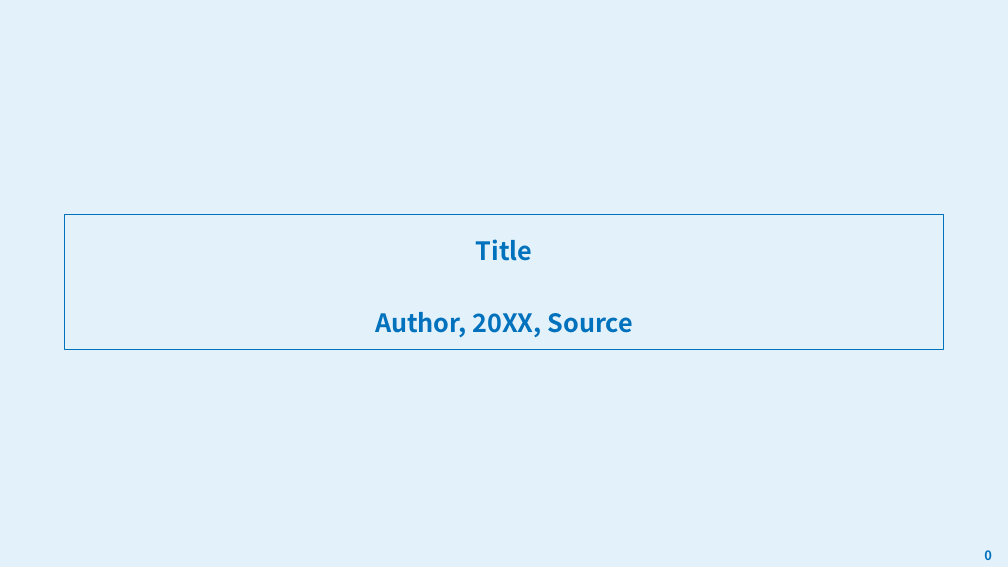
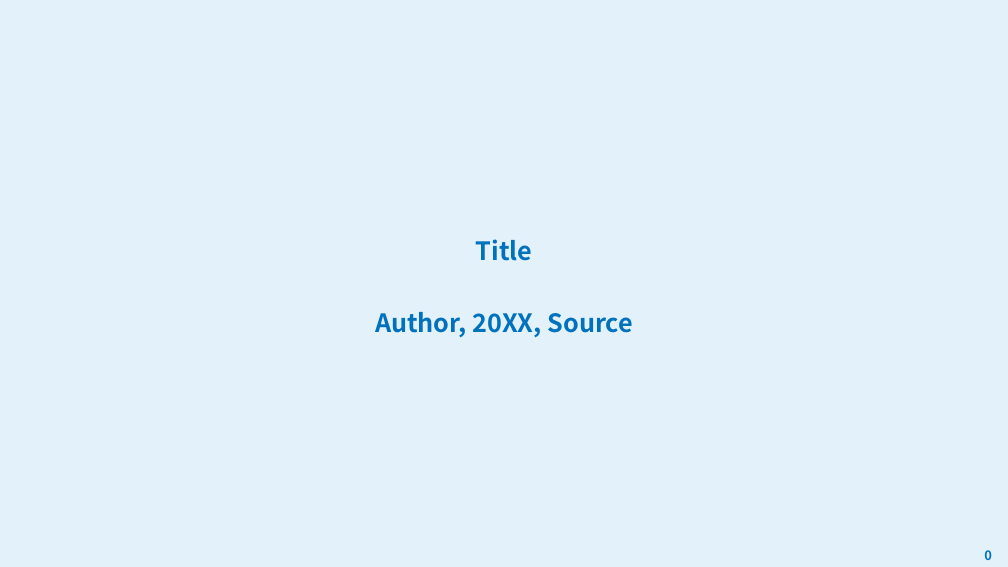
Before and after one commit to 0V/survey-paper-rendering, a slide deck: slide 1 of ppts/template/template.pptx. Drawn at 1008x567 pixels with LibreOffice and Linux fonts; fonts in the diff are those of the drawing. Boxes give left, top, right and bottom in pixels: in the first picture for what was removed or moved away, otherwise in the second. Text is boxed around its words. In the diff, an @@ line names an element or a change of style, - is before the commit and + after.

Commit message:
Update slide

```diff
--- a/ppts/template/template.pptx
+++ b/ppts/template/template.pptx
@@ title "Title Author, 20XX, Source": place and size @@
-title "Title Author, 20XX, Source" at [64,214,944,349]
+title "Title Author, 20XX, Source" at [375,239,633,338]
@@ title "Title Author, 20XX, Source" at [375,239,633,338]: outline #0071BC 0.5 pt to none @@
```
Also in this commit, not shown: 5 other files.
